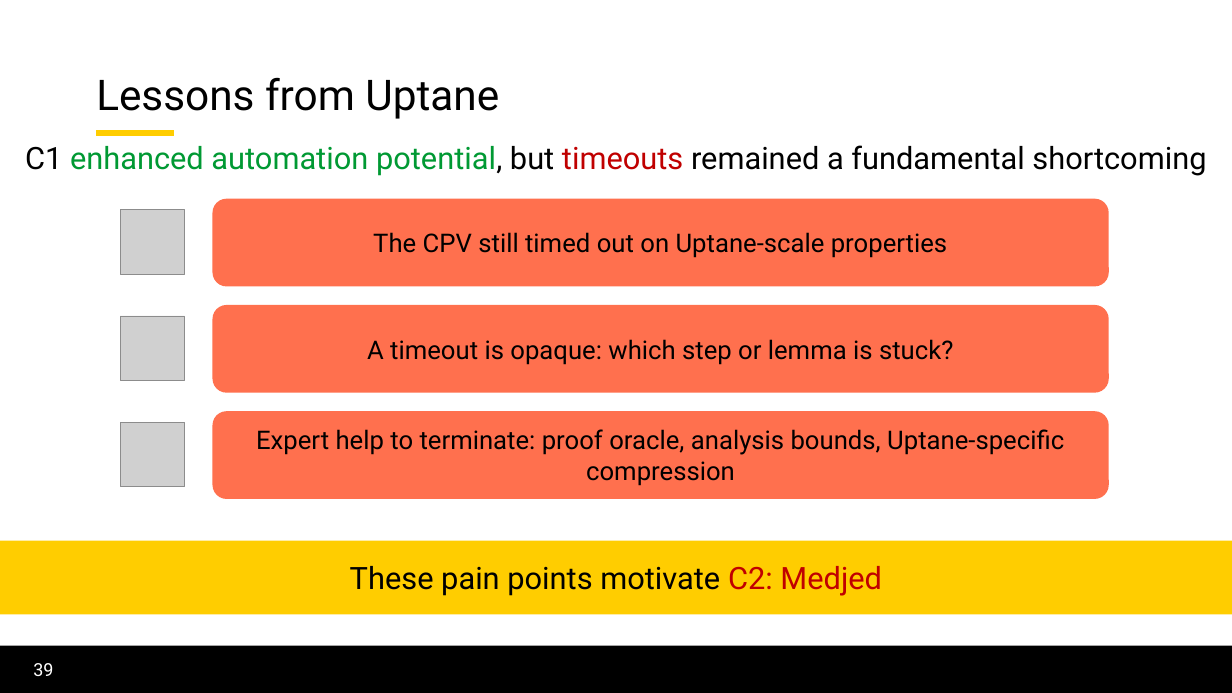
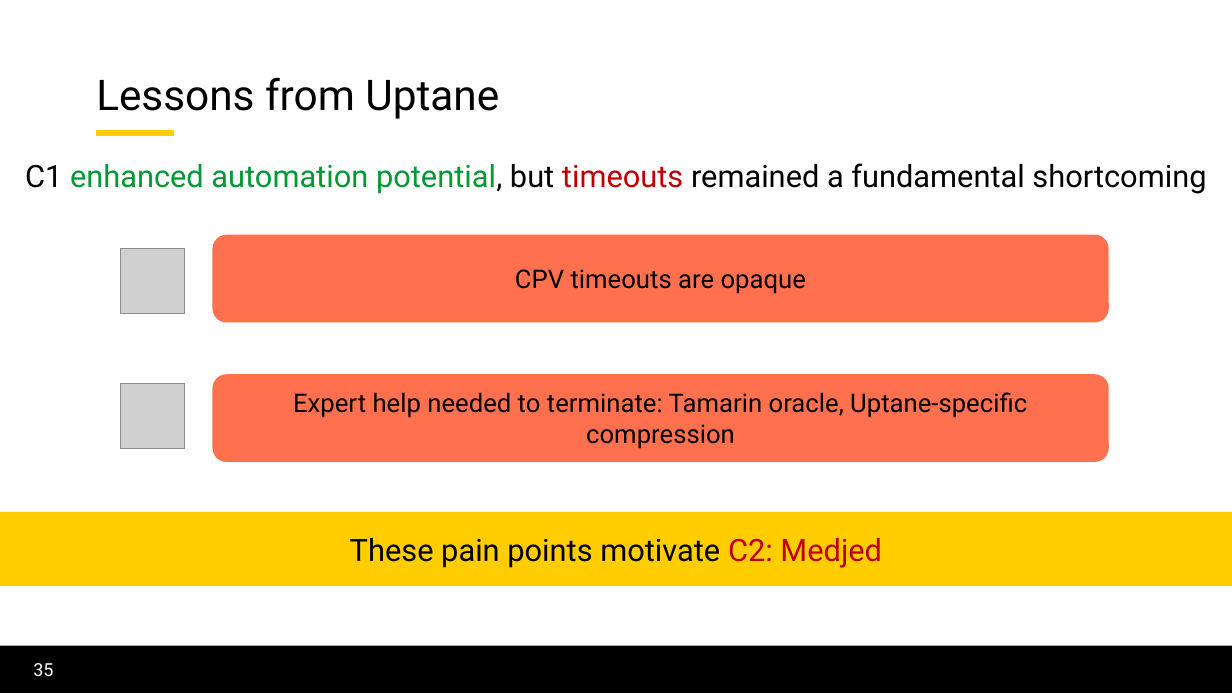
Before and after one commit to lorchrob/thesis_proposal_slides, a slide deck: slide 35 of slides.pptx (slide 39 before the commit). Drawn at 1232x693 pixels with LibreOffice and Linux fonts; fonts in the diff are those of the drawing; grey boxes stand for pictures; background and template pictures are left out. Boxes give left, top, right and bottom in pixels: in the first picture for what was removed or moved away, otherwise in the second. Text is boxed around its words. In the diff, an @@ line names an element or a change of style, - is before the commit and + after.

```diff
--- a/slides.pptx
+++ b/slides.pptx
@@ text "C1 enhanced automation potential, but ...": place and size @@
-text "C1 enhanced automation potential, but ..." at [25, 145, 1206, 176]
+text "C1 enhanced automation potential, but ..." at [25, 163, 1206, 194]
@@ picture removed at [120, 210, 185, 274] @@
@@ rounded rectangle "CPV timeouts are opaque": place and size @@
-rounded rectangle "CPV timeouts are opaque" at [213, 199, 1109, 287]
+rounded rectangle "CPV timeouts are opaque" at [213, 235, 1109, 323]
@@ picture: place and size @@
-picture at [120, 316, 185, 381]
+picture at [120, 249, 185, 313]
@@ text in rounded rectangle at [515, 269, 806, 294]: text changed @@
-The CPV still timed out on Uptane-scale properties
+CPV timeouts are opaque
@@ rounded rectangle removed at [213, 305, 1109, 393] @@
-A timeout is opaque: which step or lemma is stuck?
@@ picture: place and size @@
-picture at [120, 422, 185, 487]
+picture at [120, 384, 185, 448]
@@ rounded rectangle "Expert help needed to terminate: ...": place and size @@
-rounded rectangle "Expert help needed to terminate: ..." at [213, 411, 1109, 499]
+rounded rectangle "Expert help needed to terminate: ..." at [213, 374, 1109, 462]
@@ text in rounded rectangle at [293, 392, 1027, 449]: text changed @@
-Expert help to terminate: proof oracle, analysis bounds, Uptane-specific compression
+Expert help needed to terminate: Tamarin oracle, Uptane-specific compression
@@ rectangle "These pain points motivate C2: ...": place and size @@
-rectangle "These pain points motivate C2: ..." at [0, 541, 1232, 615]
+rectangle "These pain points motivate C2: ..." at [0, 512, 1232, 586]
@@ page number at [33, 663, 53, 676]: text changed @@
-39
+35
```
Also in this commit, not shown: 51 other slides changed, 7 slides added, 9 slides removed.
